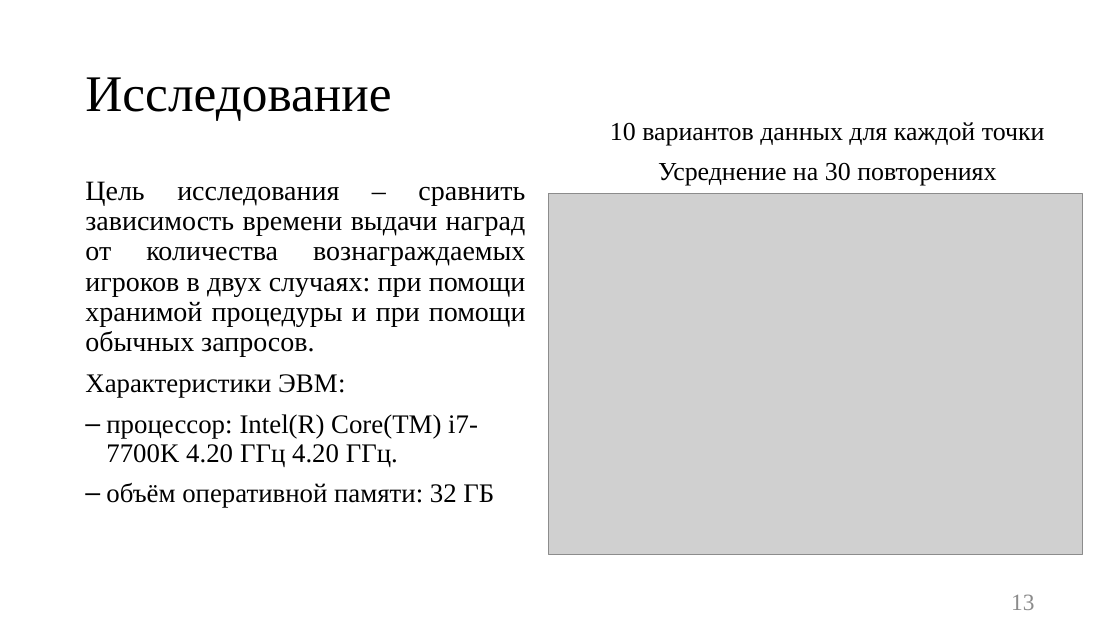
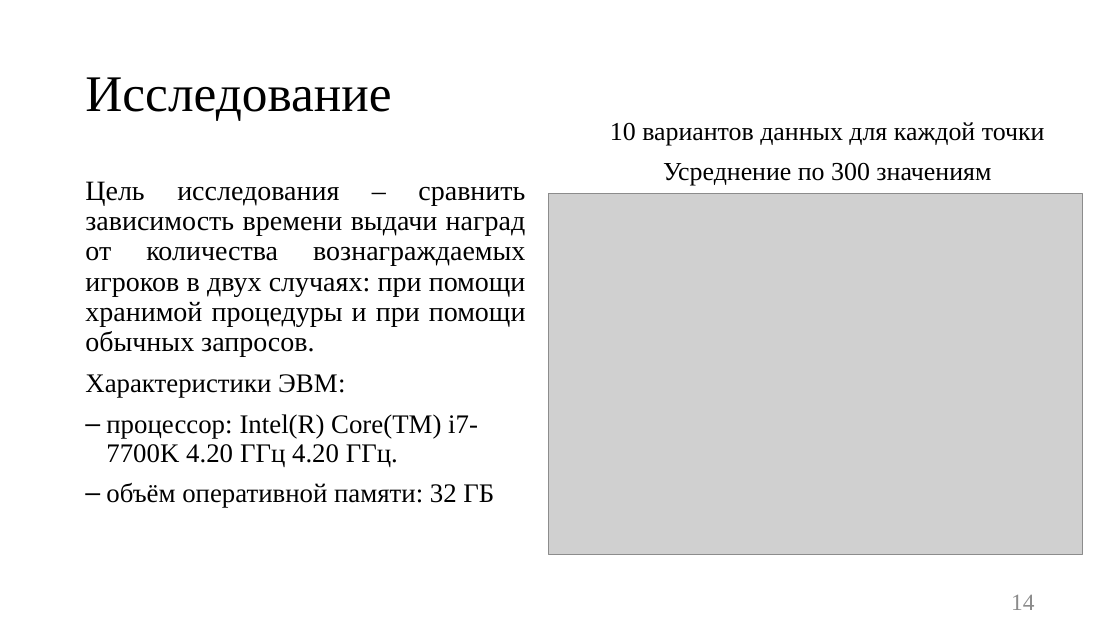
Before and after one commit to Kukushenok/competitive-math-game, a slide deck: slide 14 of docs/presentation.pptx (slide 13 before the commit). Drawn at 1120x630 pixels with LibreOffice and Linux fonts; fonts in the diff are those of the drawing; grey boxes stand for pictures. Boxes give left, top, right and bottom in pixels: in the first picture for what was removed or moved away, otherwise in the second. Text is boxed around its words. In the diff, an @@ line names an element or a change of style, - is before the commit and + after.

```diff
--- a/docs/presentation.pptx
+++ b/docs/presentation.pptx
@@ text at [663,162,991,186]: text changed @@
-Усреднение на 30 повторениях
+Усреднение по 300 значениям
@@ page number at [1011,594,1034,610]: text changed @@
-13
+14
```
Also in this commit, not shown: 6 other slides changed, 2 slides added, 1 slide removed, 16 other files.
